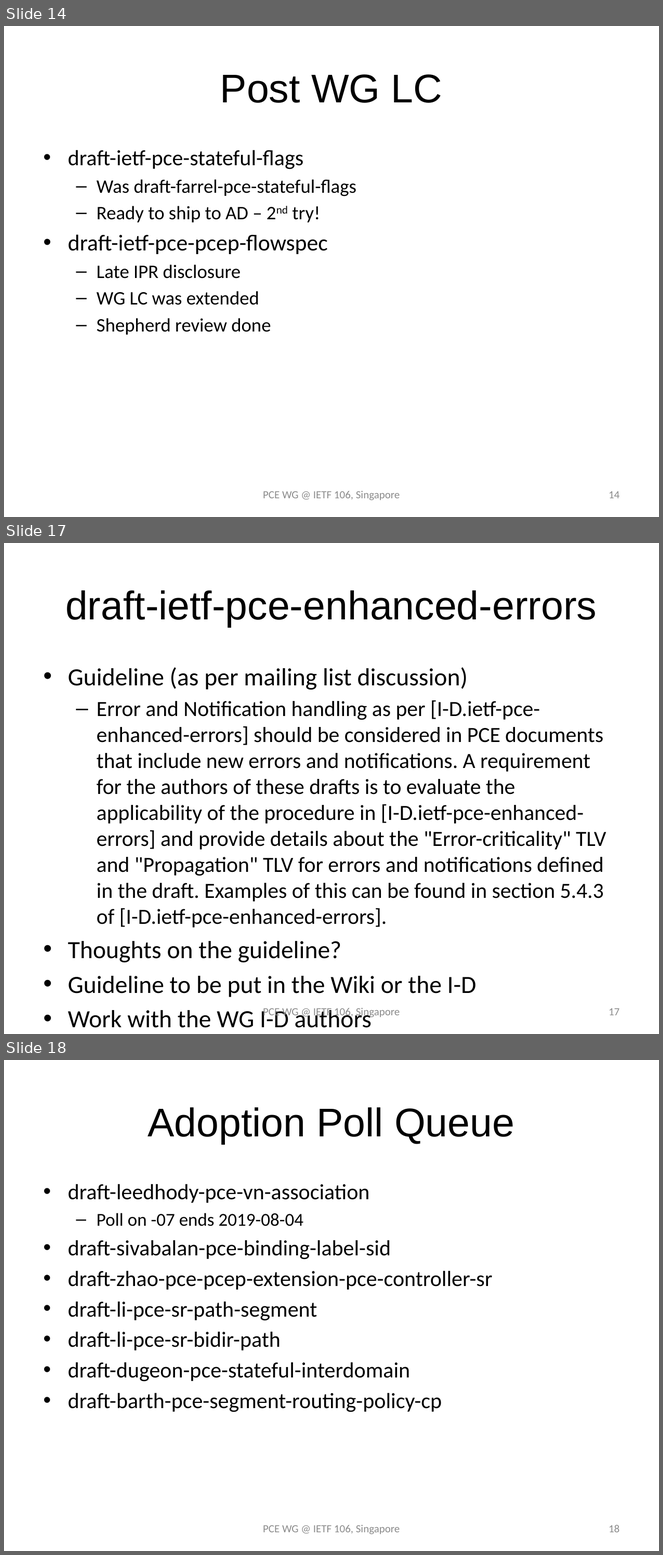
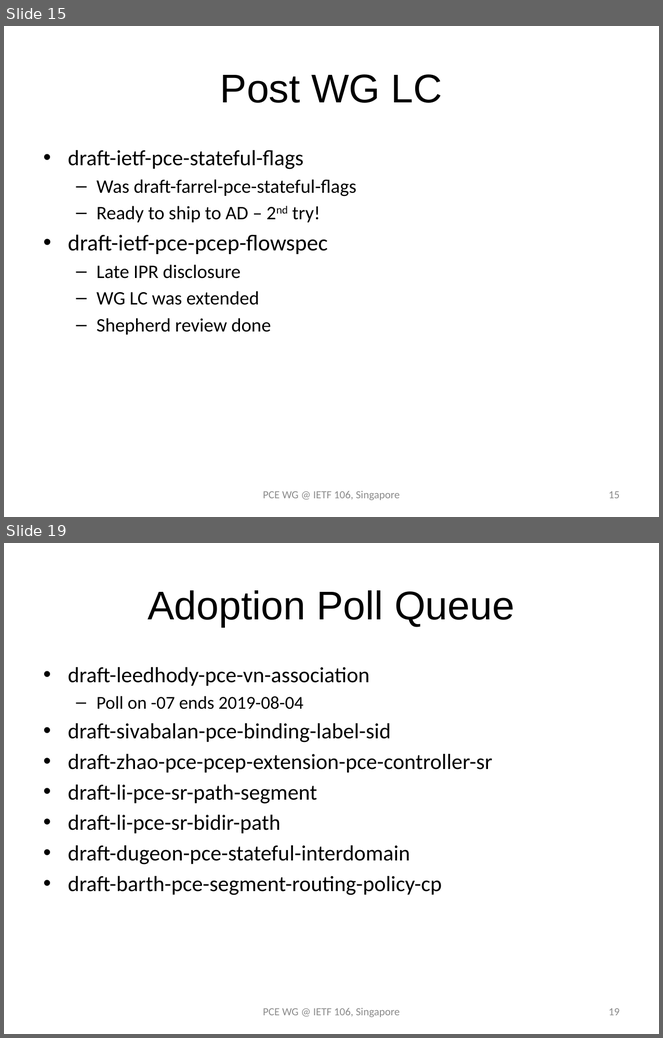
Before and after one commit to dhruvdhody/ietf, a slide deck: PCE WG Slide 106.pptx. Shown one above the other, each under a label of ours: slides 14, 17 and 18 before the commit, slides 15 and 19 after it; the slides between them are not shown. The pictures are 663x1555 and 663x1038 pixels, drawn with LibreOffice and Linux fonts; fonts in the diff are those of the drawing. Boxes give left, top, right and bottom in pixels: in the first picture for what was removed or moved away, otherwise in the second. Text is boxed around its words. In the diff, an @@ line names an element or a change of style, - is before the commit and + after.

```diff
--- a/PCE WG Slide 106.pptx
+++ b/PCE WG Slide 106.pptx
@@ slide 17 removed at bbox=[4, 543, 659, 1034], background #FFFFFF @@
@@ title removed at bbox=[65, 590, 597, 627] @@
-draft-ietf-pce-enhanced-errors
@@ text removed at bbox=[68, 667, 606, 1028] @@
-• Guideline (as per mailing list discussion)
-  – Error and Notification handling as per [I-D.ietf-pce-enhanced-errors] should be considered in PCE documents that include new errors and notifications. A requirement for the authors of these drafts is to evaluate the applicability of the procedure in [I-D.ietf-pce-enhanced-errors] and provide details about the "Error-criticality" TLV and "Propagation" TLV for errors and notifications defined in the draft. Examples of this can be found in section 5.4.3 of [I-D.ietf-pce-enhanced-errors].
-• Thoughts on the guideline?
-• Guideline to be put in the Wiki or the I-D
-• Work with the WG I-D authors
@@ text removed at bbox=[263, 1008, 400, 1019] @@
-PCE WG @ IETF 106, Singapore
@@ page number removed at bbox=[609, 1008, 620, 1016] @@
-17
@@ what was slide 14 is now slide 15 @@
@@ page number at bbox=[609, 491, 620, 499]: text changed @@
-14
+15
@@ what was slide 18 is now slide 19 @@
@@ page number at bbox=[609, 1008, 620, 1016]: text changed @@
-18
+19
```
Also in this commit, not shown: 6 slides changed, 2 slides added.
